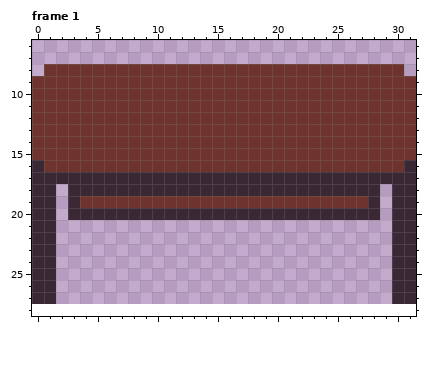
One commit to this pixel-art file: Assets/Sprites/Table.ase. The first picture shows the starting point.
32x24 pixels, 1 frame. Shown: frame 1: x 0..31, y 6..28. The old version is drawn lined up with the new one, on the new canvas. The commit also changed other frames, which this record leaves out.
After the commit:
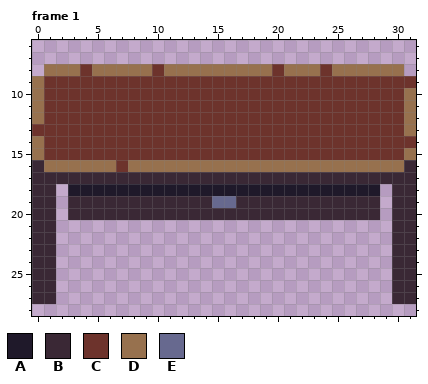
Palette (. is transparent): A #1f192a  B #3a2835  C #6d332c  D #97714e  E #67698f
Changes in this commit:
canvas 32x24 -> 32x32, the old top-left corner now at 0,4
Changed rows in their new state; - is an unchanged pixel.
Frame 1:
first column x 0:
 8 -DDD-DDDDD-DDDDDDDDD-DDD-DDDDDD-
 9 D-------------------------------
10 D------------------------------D
11 D------------------------------D
12 D------------------------------D
13 -------------------------------D
14 D-------------------------------
15 D------------------------------D
16 -DDDDDD-DDDDDDDDDDDDDDDDDDDDDDD-
18 ---AAAAAAAAAAAAAAAAAAAAAAAAAA---
19 ----BBBBBBBBBBBEEBBBBBBBBBBB----
Boxes around the changes in both pictures, in picture pixels (x1, y1, x2, y2):
changed: (32, 64, 416, 208)
